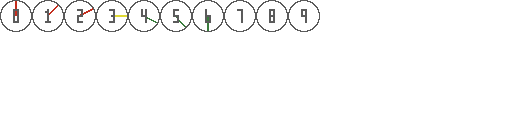
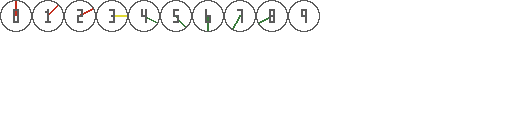
Before/after of a (512, 128) layered artwork. What changed in the layer stack:
painted on "Ticker" over [232, 15, 269, 29]
